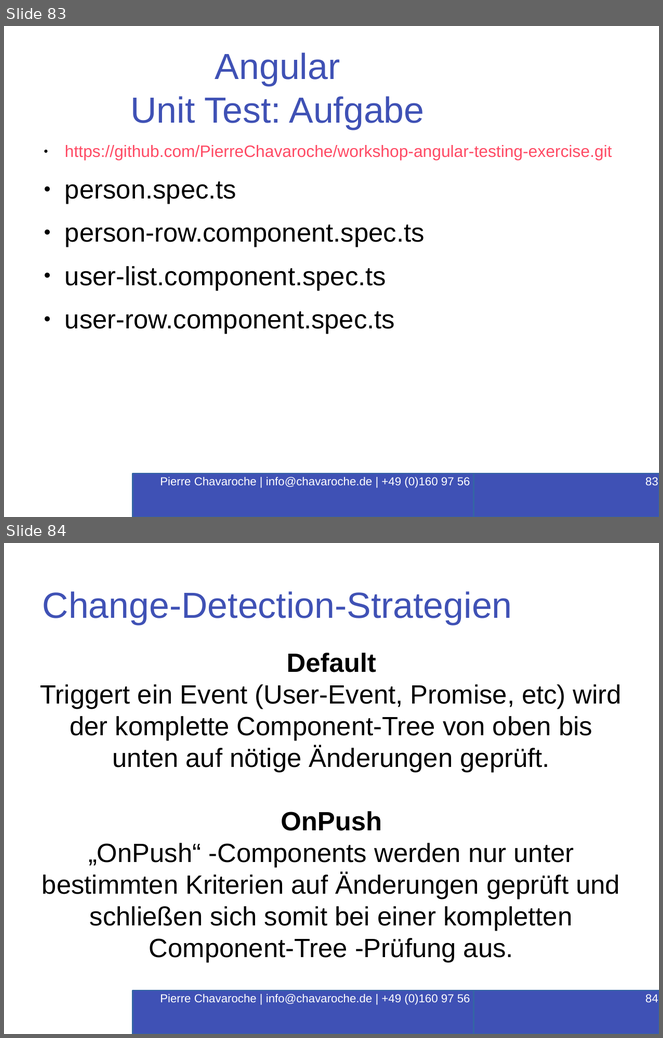
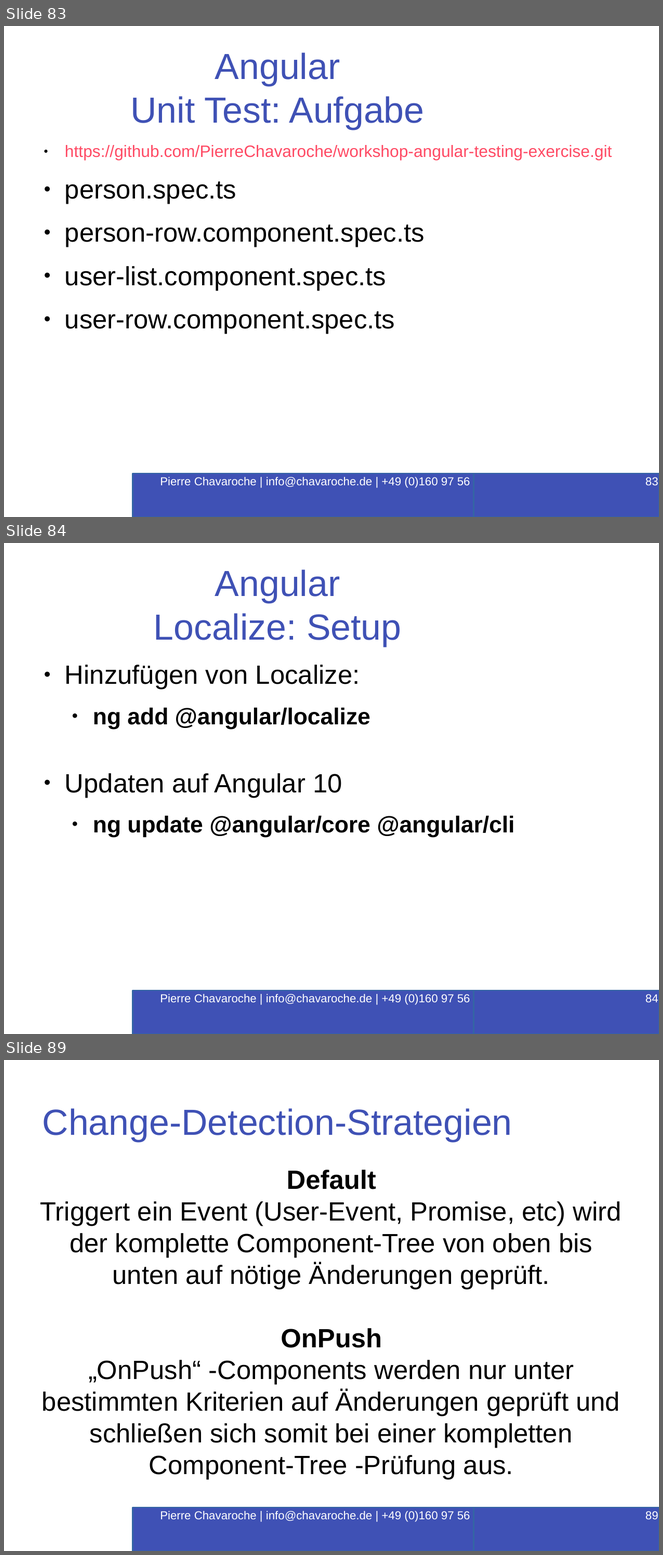
Before and after one commit to PierreChavaroche/workshop-presentation, a slide deck: Angular-RxJS.odp. Shown one above the other, each under a label of ours: slides 83 and 84 before the commit, slides 83, 84 and 89 after it; the slides between them are not shown. The pictures are 663x1038 and 663x1555 pixels, drawn with LibreOffice and Linux fonts; fonts in the diff are those of the drawing; background and template pictures are left out. Boxes give left, top, right and bottom in pixels: in the first picture for what was removed or moved away, otherwise in the second. Text is boxed around its words. In the diff, an @@ line names an element or a change of style, - is before the commit and + after.

```diff
--- a/Angular-RxJS.odp
+++ b/Angular-RxJS.odp
@@ slide 84 added at box(4, 543, 659, 1034), background #FFFFFF @@
@@ title added at box(153, 570, 401, 646), 44 pt, text #3F51B5 @@
+Angular
+Localize: Setup
@@ text added at box(65, 665, 515, 837), 28 pt, text #000000, bold @@
+● Hinzufügen von Localize:
+  ● ng add @angular/localize
+● Updaten auf Angular 10
+  ● ng update @angular/core @angular/cli
@@ rectangle added at box(133, 991, 531, 1034), fill #3F51B5, outline #3465A4 1.5 pt, 14 pt, text #FFFFFF @@
+Pierre Chavaroche | info@chavaroche.de | +49 (0)160 97 56 16 87
@@ page number added at box(474, 991, 659, 1034), fill #3F51B5, outline #3465A4 1.5 pt, 14 pt, text #FFFFFF @@
+84
@@ what was slide 84 is now slide 89 @@
@@ page number at box(646, 1511, 659, 1520): text changed @@
-84
+89
```
Also in this commit, not shown: 4 other slides added, 7 other files.
